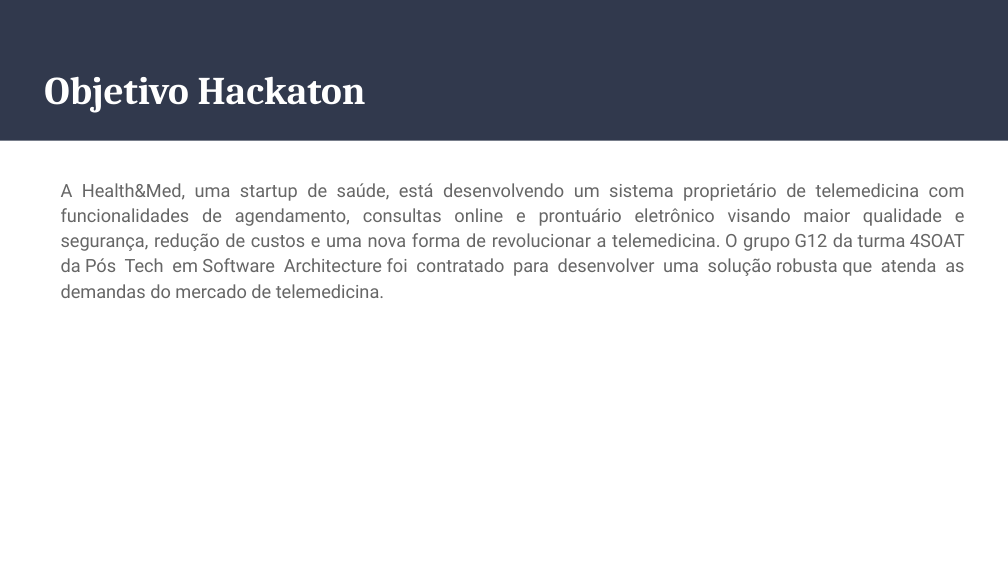
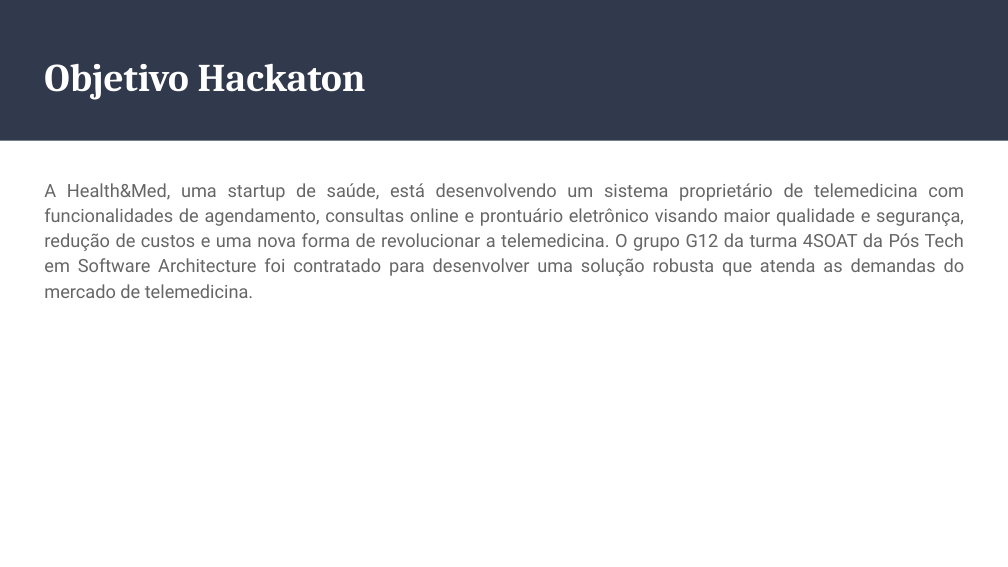
Before and after one commit to g12-4soat/techmedicos-docs, a slide deck: slide 2 of docs/Hackaton-TechMedicos.pptx. Drawn at 1008x567 pixels with LibreOffice and Linux fonts; fonts in the diff are those of the drawing. Boxes give left, top, right and bottom in pixels: in the first picture for what was removed or moved away, otherwise in the second. Text is boxed around its words. In the diff, an @@ line names an element or a change of style, - is before the commit and + after.

```diff
--- a/docs/Hackaton-TechMedicos.pptx
+++ b/docs/Hackaton-TechMedicos.pptx
@@ title "Objetivo Hackaton": place and size @@
-title "Objetivo Hackaton" at [44, 76, 366, 113]
+title "Objetivo Hackaton" at [44, 63, 366, 100]
@@ text "A Health&Med, uma startup de ..." at [44, 183, 965, 298]: indent changed @@
```
Also in this commit, not shown: 2 other slides changed, 12 slides added, 1 slide removed, 2 other files.
